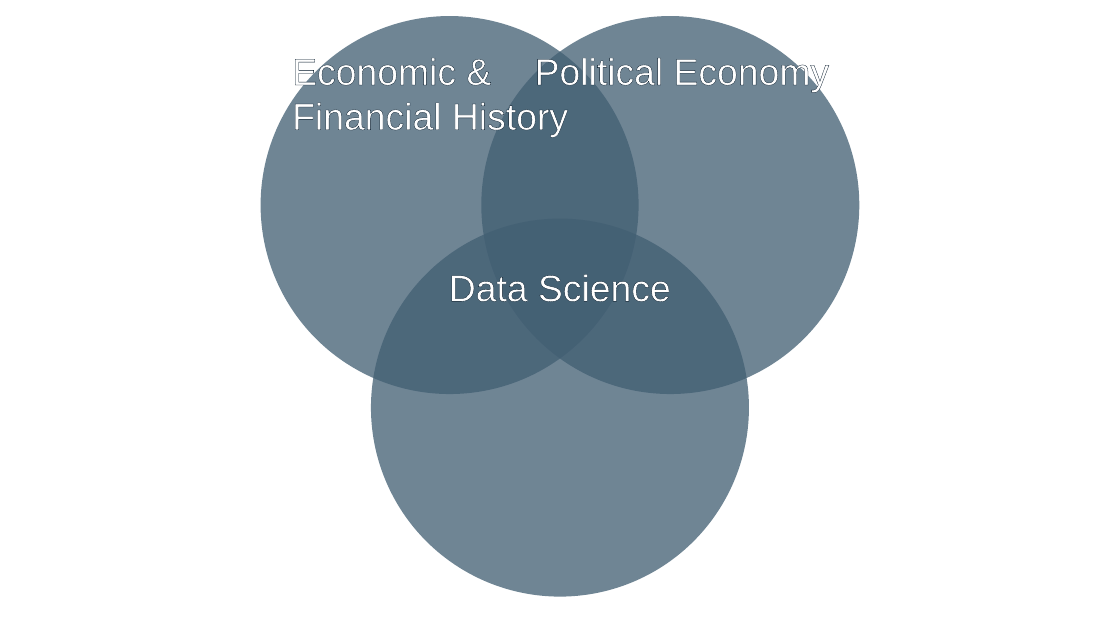
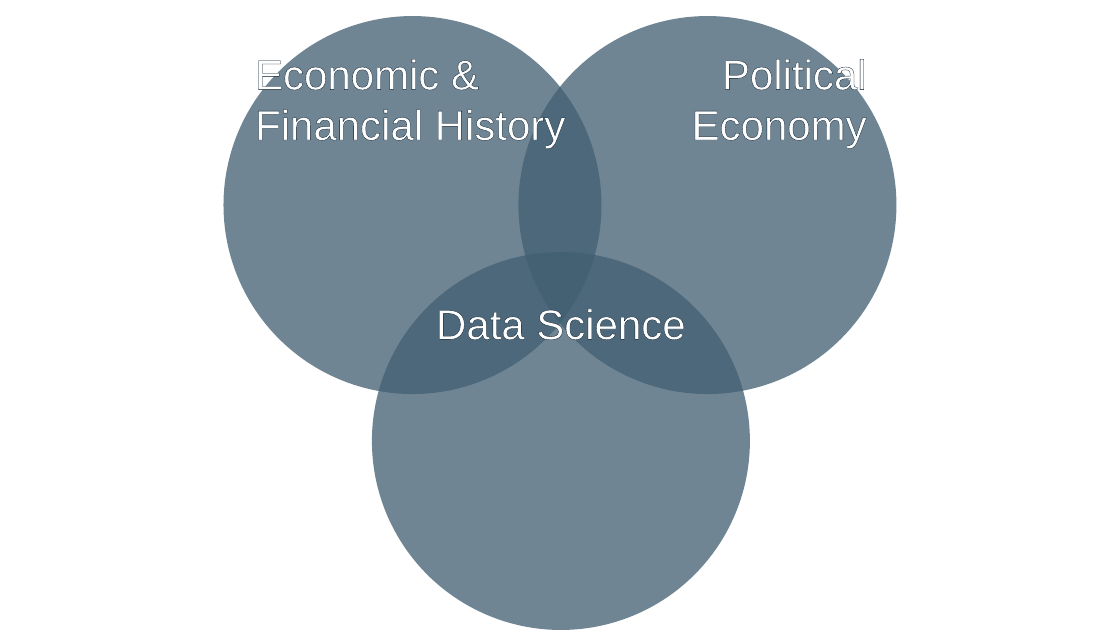
Before and after one commit to maliedvp/maliedvp.github.io, a slide deck: slide 1 of images/venn.pptx. Drawn at 1120x630 pixels with LibreOffice and Linux fonts; fonts in the diff are those of the drawing. Boxes give left, top, right and bottom in pixels: in the first picture for what was removed or moved away, otherwise in the second. Text is boxed around its words. In the diff, an @@ line names an element or a change of style, - is before the commit and + after.

```diff
--- a/images/venn.pptx
+++ b/images/venn.pptx
@@ ellipse "Economic & Financial History": place and size @@
-ellipse "Economic & Financial History" at bbox=[227, 0, 672, 428]
+ellipse "Economic & Financial History" at bbox=[190, 0, 635, 428]
@@ ellipse: place and size @@
-ellipse at bbox=[260, 16, 639, 394]
+ellipse at bbox=[223, 16, 602, 394]
@@ ellipse "Political Economy": place and size @@
-ellipse "Political Economy" at bbox=[450, 0, 895, 428]
+ellipse "Political Economy" at bbox=[486, 0, 932, 428]
@@ ellipse: place and size @@
-ellipse at bbox=[481, 16, 860, 394]
+ellipse at bbox=[518, 16, 897, 394]
@@ size 32 to 36 pt in 3 elements at bbox=[190, 0, 635, 428], bbox=[486, 0, 932, 428], bbox=[339, 232, 784, 630] @@
@@ ellipse "Data Science": place and size @@
-ellipse "Data Science" at bbox=[338, 199, 783, 630]
+ellipse "Data Science" at bbox=[339, 232, 784, 630]
@@ ellipse: place and size @@
-ellipse at bbox=[371, 218, 749, 597]
+ellipse at bbox=[372, 252, 750, 630]
```
Also in this commit, not shown: 2 other files.
